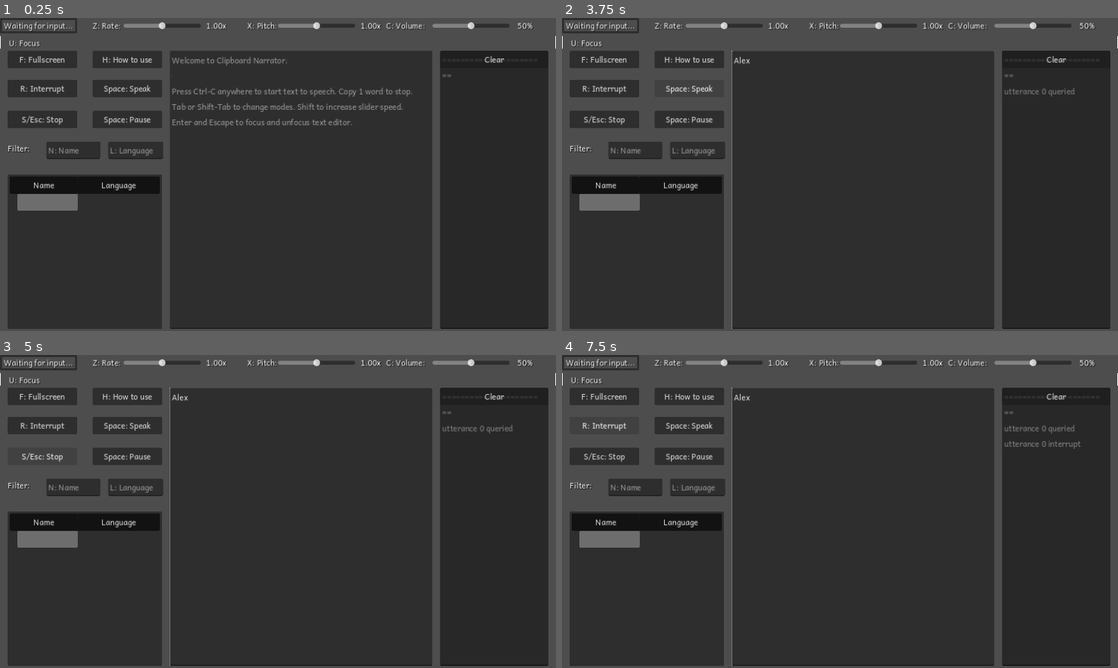
Above: before the commit, frames 1-4 (two rows, left to right).
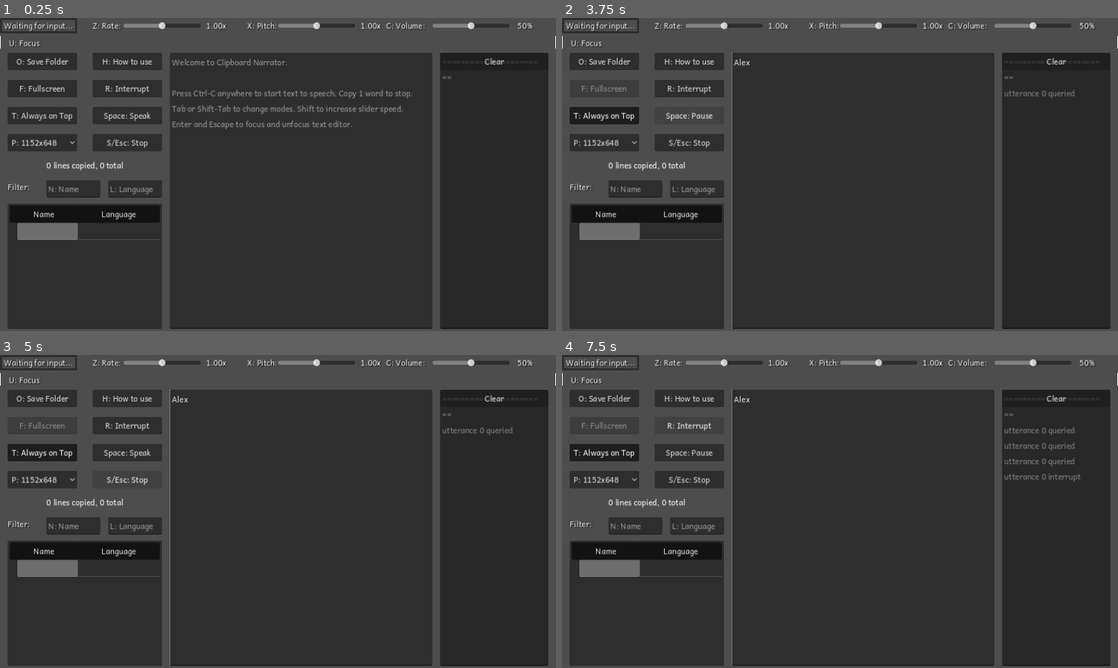
Above: after the commit, the same moments.

Repository: lesleyrs/clipboard-narrator
Game: Godot game, scene res://main.tscn
Same seed, same stepped clock (60 frames per second), same inputs: the game is played once before the commit and once after it.
Inputs (mouse positions are in pixels of both pictures, inside the frame that each line leads up to):
- Up to frame 1 (0.25 s): no input
- Up to frame 2 (3.75 s): click (862, 190) at 0.52 s; type "Alex" at 0.6 s; click "H: How to use" at 1.25 s; click (606, 115) at 2 s, where only the run after the commit has a clickable "T: Always on Top"; click (606, 61) at 2.75 s, where only the run after the commit has a clickable "O: Save Folder"; click "Space: Speak" at 3.5 s
- Up to frame 3 (5 s): click "S/Esc: Stop" at 4.25 s
- Up to frame 4 (7.5 s): click (689, 455) at 5 s, where only the run before the commit has a clickable "Space: Pause"; click "Space: Pause" at 5.75 s; click (606, 480) at 6.5 s, where only the run after the commit has a clickable "P: 1152x648"; click "R: Interrupt" at 7.25 s

The runs differ from the first frame. In frame 1, 9.6% of the frame differs, in the area x 1-99%, y 10-71%; in frame 2, 8.1%; in frame 3, 8.1%; in frame 4, 8.5%.
Error before the commit: Invalid type in function 'tts_speak' in base 'DisplayServer'. Cannot convert argument 2 from Nil to String. (res://main.gd:259)
Error after the commit: Invalid type in function 'tts_speak' in base 'DisplayServer'. Cannot convert argument 2 from Nil to String. (res://main.gd:278)

Commit message:
resolution preset, fullscreen, save folder shortcut

Diff:
--- a/main.gd
+++ b/main.gd
@@ -6,20 +6,18 @@
 var last_copy = DisplayServer.clipboard_get()
 enum MODES { INTERRUPT, QUEUE, MANUAL }
 var current_mode = MODES.INTERRUPT
+var mode_switch = false
 var current_title = "INTERRUPT MODE"
 var stylebox_flat = StyleBoxFlat.new()
 var size_changed = false
 var total_lines = 0
-var mode_switch = false
 
 # TODO
-# either stop richtextlabel auto scrolling because of highlight, or make it move along with it
-# add logo/icon, see current state of embedding pck, keep mode or expand mode?
-# turn speak and pause into 1 button and keep the held down + change text? add always on top toggle + resize
-# save clipboard in array for going back in history 1-0 keys?
-# try linux primary clipboard in addition to normal clipboard? + test linux html
-# allow forcing english by default setting after saving + colorpicker reset default right click? + default mode loading+title + size/always on top keeping
-# allow changing sliders while speaking without stopping
+# add logo/icon, see current state of embedding pck, add releases to github, optionbutton text low resolution?
+# save clipboard in array 1-0 keys history, try linux primary clipboard extra + test linux html
+# save total_lines/lang/colorpicker/sliders/mode/title/size/ontop/check all settings for loading
+
+# allow changing slider while speaking and stop richtext moving scrollbar or make it follow without stopping
 # web build cuts off speech before finishing help text, and following higlight rarely works.
 # https://github.com/godotengine/godot-demo-projects/pull/744 can't find non-english voices on windows at least
 # https://github.com/godotengine/godot/issues/39144 interrupt voice breaks the yellow highlight + can't scroll at all?
@@ -31,6 +29,15 @@
 # you should strip out all XML markup before calling tts_speak().
 
 func _ready():
+	$OptionButton.add_item("P: 854x480")
+	$OptionButton.add_item("P: 960x540")
+	$OptionButton.add_item("P: 1024x576")
+	$OptionButton.add_item("P: 1152x648")
+	$OptionButton.add_item("P: 1280x720")
+	$OptionButton.add_item("P: 1366x768")
+	$OptionButton.add_item("P: 1600x900")
+	$OptionButton.select(3)
+
 	$ColorPickerButton.color = "4d4d4d"
 	stylebox_flat.bg_color = $ColorPickerButton.color
 	stylebox_flat.border_width_bottom = 1
@@ -114,10 +121,10 @@
 		id += 1
 
 	if Input.is_action_just_pressed("tts_space") and !DisplayServer.tts_is_speaking():
-		$ButtonSpeak.emit_signal("pressed")
+		$ButtonToggle.emit_signal("pressed")
 
 	elif Input.is_action_just_pressed("tts_space") and DisplayServer.tts_is_speaking():
-		$ButtonPause.emit_signal("pressed")
+		$ButtonToggle.emit_signal("pressed")
 
 	if Input.is_action_just_pressed("tts_escape"):
 		if get_parent().gui_get_focus_owner() != null:
@@ -167,6 +174,17 @@
 
 	if Input.is_action_just_pressed("tts_f"):
 		$ButtonFullscreen.emit_signal("pressed")
+
+	if Input.is_action_just_pressed("tts_t"):
+		$ButtonOnTop.emit_signal("pressed")
+
+	if Input.is_action_just_pressed("tts_o"):
+		$ButtonFolder.emit_signal("pressed")
+
+	if Input.is_action_just_pressed("tts_p"):
+		if DisplayServer.window_get_mode() != DisplayServer.WINDOW_MODE_FULLSCREEN \
+		and DisplayServer.window_get_mode() != DisplayServer.WINDOW_MODE_MAXIMIZED:
+			$OptionButton.show_popup()
 
 func resize_label():
 	if mode_switch == false:
@@ -180,12 +198,7 @@
 	var lines_copied = " lines copied, "
 	if $RichTextLabel.get_line_count() == 1:
 		lines_copied = " line copied, "
-	var utt_text = "Welcome to Clipboard Narrator.
-
-Press Ctrl-C anywhere to start text to speech, Copy 1 word to stop.
-Tab or Shift-Tab to change modes. Shift to increase slider speed.
-Enter and Escape to focus and unfocus text editor.\n\n" + str($RichTextLabel.get_line_count()) + lines_copied + str(total_lines) + " total"
-	$Utterance.placeholder_text = utt_text
+	$LinesLabel.text = str($RichTextLabel.get_line_count()) + lines_copied + str(total_lines) + " total"
 	size_changed = true
 
 func _process(_delta):
@@ -200,7 +213,7 @@
 					last_copy = DisplayServer.clipboard_get()
 			1:
 				if DisplayServer.clipboard_get().count(" ") > 1 or $Utterance.has_focus():
-					$ButtonSpeak.emit_signal("pressed")
+					$ButtonToggle.emit_signal("pressed")
 					last_copy = DisplayServer.clipboard_get()
 				else:
 					$ButtonStop.emit_signal("pressed")
@@ -208,7 +221,6 @@
 			2:
 				last_copy = DisplayServer.clipboard_get()
 
-	$ButtonPause.set_pressed(DisplayServer.tts_is_paused())
 	if DisplayServer.tts_is_speaking():
 		$Label.text = "Speaking..."
 	else:
@@ -221,12 +233,15 @@
 
 func _on_utterance_start(id):
 	$Log.text += "utterance %d started\n" % [id]
+	$ButtonToggle.text = "Space: Pause"
 
 func _on_utterance_end(id):
 	$RichTextLabel.text = "[bgcolor=yellow][color=black]" + ut_map[id] + "[/color][/bgcolor]"
 	$Log.text += "utterance %d ended\n" % [id]
 	ut_map.erase(id)
 	size_changed = false
+	DisplayServer.tts_resume()
+	$ButtonToggle.text = "Space: Speak"
 
 func _on_utterance_error(id):
 	$RichTextLabel.text = ""
@@ -234,50 +249,58 @@
 	ut_map.erase(id)
 	size_changed = false
 	$RichTextLabel.text = "    U: Focus"
+	DisplayServer.tts_resume()
+	$ButtonToggle.text = "Space: Speak"
 
 func _on_button_stop_pressed():
-	if !DisplayServer.tts_is_speaking():
-		$RichTextLabel.text = "    U: Focus"
 	DisplayServer.tts_stop()
 	$RichTextLabel.release_focus()
 	$RichTextLabel.size.y = 27
 	$RichTextLabel.scroll_active = false
-
-func _on_button_pause_pressed():
-	if $ButtonPause.pressed:
+	$RichTextLabel.text = "    U: Focus"
+	$ButtonToggle.text = "Space: Speak"
+
+func _on_button_toggle_pressed():
+	if DisplayServer.tts_is_speaking():
 		DisplayServer.tts_pause()
-	else:
+		$ButtonToggle.text = "Space: Speak"
+	elif DisplayServer.tts_is_paused():
 		DisplayServer.tts_resume()
-
-func _on_button_speak_pressed():
-	if !OS.has_feature("web"):
-		if $Tree.get_selected():
-			$Log.text += "utterance %d queried\n" % [id]
-			match current_mode:
-				0, 1:
-					ut_map[id] = DisplayServer.clipboard_get()
-					DisplayServer.tts_speak(DisplayServer.clipboard_get(), $Tree.get_selected().get_metadata(0), $HSliderVolume.value, $HSliderPitch.value, $HSliderRate.value, id, false)
-				2:
-					ut_map[id] = $Utterance.text
-					DisplayServer.tts_speak($Utterance.text, $Tree.get_selected().get_metadata(0), $HSliderVolume.value, $HSliderPitch.value, $HSliderRate.value, id, false)
-			id += 1
-		else:
-			OS.alert("Select voice.")
-
-	if OS.has_feature("web"):
-		var voice = DisplayServer.tts_get_voices_for_language("en")
-		if !voice.is_empty():
-			$Log.text += "utterance %d queried\n" % [id]
-			match current_mode:
-				0, 1:
-					ut_map[id] = DisplayServer.clipboard_get()
-					DisplayServer.tts_speak(DisplayServer.clipboard_get(), voice[0], $HSliderVolume.value, $HSliderPitch.value, $HSliderRate.value, id, false)
-				2:
-					ut_map[id] = $Utterance.text
-					DisplayServer.tts_speak($Utterance.text, voice[0], $HSliderVolume.value, $HSliderPitch.value, $HSliderRate.value, id, false)
-			id += 1
+		$ButtonToggle.text = "Space: Pause"
+	elif !DisplayServer.tts_is_speaking() or DisplayServer.tts_is_paused():
+		$ButtonToggle.text = "Space: Pause"
+		if !OS.has_feature("web"):
+			if $Tree.get_selected():
+				$Log.text += "utterance %d queried\n" % [id]
+				match current_mode:
+					0, 1:
+						ut_map[id] = DisplayServer.clipboard_get()
+						DisplayServer.tts_speak(DisplayServer.clipboard_get(), $Tree.get_selected().get_metadata(0), $HSliderVolume.value, $HSliderPitch.value, $HSliderRate.value, id, false)
+					2:
+						ut_map[id] = $Utterance.text
+						DisplayServer.tts_speak($Utterance.text, $Tree.get_selected().get_metadata(0), $HSliderVolume.value, $HSliderPitch.value, $HSliderRate.value, id, false)
+				id += 1
+			else:
+				OS.alert("Select voice.")
+
+		if OS.has_feature("web"):
+			var voice = DisplayServer.tts_get_voices_for_language("en")
+			if !voice.is_empty():
+				$Log.text += "utterance %d queried\n" % [id]
+				match current_mode:
+					0, 1:
+						ut_map[id] = DisplayServer.clipboard_get()
+						DisplayServer.tts_speak(DisplayServer.clipboard_get(), voice[0], $HSliderVolume.value, $HSliderPitch.value, $HSliderRate.value, id, false)
+					2:
+						ut_map[id] = $Utterance.text
+						DisplayServer.tts_speak($Utterance.text, voice[0], $HSliderVolume.value, $HSliderPitch.value, $HSliderRate.value, id, false)
+				id += 1
 
 func _on_button_int_speak_pressed():
+#	if DisplayServer.tts_is_speaking(): # bad workaround to fix higlight because then you have to press r twice.
+#		DisplayServer.tts_stop()
+#	else:
+#		$ButtonToggle.text = "Space: Pause"
 	if !OS.has_feature("web"):
 		if $Tree.get_selected():
 			$Log.text += "utterance %d interrupt\n" % [id]
@@ -323,6 +346,7 @@
 	if !voice.is_empty():
 		ut_map[id] = $Utterance.placeholder_text
 		DisplayServer.tts_speak($Utterance.placeholder_text, voice[0], 50, 1, 1, id)
+		$ButtonToggle.text = "Space: Pause"
 		id += 1
 
 func _on_line_edit_filter_name_text_changed(_new_text):
@@ -343,19 +367,58 @@
 	RenderingServer.set_default_clear_color($ColorPickerButton.color)
 	stylebox_flat.bg_color = $ColorPickerButton.color
 
-func _on_button_fullscreen_pressed():
-	if DisplayServer.window_get_mode() != DisplayServer.WINDOW_MODE_FULLSCREEN \
-	and DisplayServer.window_get_mode() != DisplayServer.WINDOW_MODE_MAXIMIZED: # temporary?
-		DisplayServer.window_set_mode(DisplayServer.WINDOW_MODE_FULLSCREEN)
-	elif DisplayServer.window_get_mode() != DisplayServer.WINDOW_MODE_WINDOWED:
-		DisplayServer.window_set_mode(DisplayServer.WINDOW_MODE_WINDOWED)
-
-
 func _on_rich_text_label_focus_entered():
 	stylebox_flat.border_width_bottom = 0
 	stylebox_flat.border_width_top = 0
 
-
 func _on_rich_text_label_focus_exited():
 	stylebox_flat.border_width_bottom = 1
 	stylebox_flat.border_width_top = 1
+
+func _on_button_fullscreen_pressed():
+	if DisplayServer.window_get_mode() != DisplayServer.WINDOW_MODE_FULLSCREEN \
+	and DisplayServer.window_get_mode() != DisplayServer.WINDOW_MODE_MAXIMIZED \
+	and !DisplayServer.window_get_flag(DisplayServer.WINDOW_FLAG_ALWAYS_ON_TOP):
+		DisplayServer.window_set_mode(DisplayServer.WINDOW_MODE_FULLSCREEN)
+		$ButtonFullscreen.set_pressed(DisplayServer.window_get_mode() == DisplayServer.WINDOW_MODE_FULLSCREEN)
+		$ButtonOnTop.disabled = true
+		$OptionButton.disabled = true
+	elif DisplayServer.window_get_mode() != DisplayServer.WINDOW_MODE_WINDOWED:
+		DisplayServer.window_set_mode(DisplayServer.WINDOW_MODE_WINDOWED)
+		$ButtonFullscreen.set_pressed(DisplayServer.window_get_mode() == DisplayServer.WINDOW_MODE_FULLSCREEN)
+		$ButtonOnTop.disabled = false
+		$OptionButton.disabled = false
+
+func _on_button_on_top_pressed():
+	if !DisplayServer.window_get_flag(DisplayServer.WINDOW_FLAG_ALWAYS_ON_TOP) \
+	and DisplayServer.window_get_mode() != DisplayServer.WINDOW_MODE_FULLSCREEN \
+	and DisplayServer.window_get_mode() != DisplayServer.WINDOW_MODE_MAXIMIZED:
+		DisplayServer.window_set_flag(DisplayServer.WINDOW_FLAG_ALWAYS_ON_TOP, true)
+		$ButtonOnTop.set_pressed(DisplayServer.window_get_flag(DisplayServer.WINDOW_FLAG_ALWAYS_ON_TOP))
+		$ButtonFullscreen.disabled = true
+	elif DisplayServer.window_get_flag(DisplayServer.WINDOW_FLAG_ALWAYS_ON_TOP):
+		DisplayServer.window_set_flag(DisplayServer.WINDOW_FLAG_ALWAYS_ON_TOP, false)
+		$ButtonOnTop.set_pressed(DisplayServer.window_get_flag(DisplayServer.WINDOW_FLAG_ALWAYS_ON_TOP))
+		$ButtonFullscreen.disabled = false
+
+func _on_option_button_item_selected(index):
+	var current_selected = index
+
+	match current_selected:
+		0:
+			DisplayServer.window_set_size(Vector2(854, 480))
+		1:
+			DisplayServer.window_set_size(Vector2(960, 540))
+		2:
+			DisplayServer.window_set_size(Vector2(1024, 576))
+		3:
+			DisplayServer.window_set_size(Vector2(1152, 648))
+		4:
+			DisplayServer.window_set_size(Vector2(1280, 720))
+		5:
+			DisplayServer.window_set_size(Vector2(1366, 768))
+		6:
+			DisplayServer.window_set_size(Vector2(1600, 900))
+
+func _on_button_folder_pressed():
+	OS.shell_open(ProjectSettings.globalize_path("user://"))
--- a/main.tscn
+++ b/main.tscn
@@ -15,17 +15,17 @@
 [node name="LineEditFilterName" type="LineEdit" parent="."]
 layout_mode = 1
 offset_left = 96.0
-offset_top = 256.0
+offset_top = 336.0
 offset_right = 208.0
-offset_bottom = 287.0
+offset_bottom = 371.0
 placeholder_text = "N: Name"
 
 [node name="LineEditFilterLang" type="LineEdit" parent="."]
 layout_mode = 0
 offset_left = 224.0
-offset_top = 256.0
-offset_right = 338.0
-offset_bottom = 287.0
+offset_top = 336.0
+offset_right = 336.0
+offset_bottom = 371.0
 placeholder_text = "L: Language"
 
 [node name="Label" type="Label" parent="LineEditFilterLang"]
@@ -40,7 +40,7 @@
 [node name="Tree" type="Tree" parent="."]
 layout_mode = 0
 offset_left = 16.0
-offset_top = 324.0
+offset_top = 384.0
 offset_right = 336.0
 offset_bottom = 644.0
 focus_mode = 0
@@ -49,57 +49,86 @@
 [node name="ButtonDemo" type="Button" parent="."]
 layout_mode = 0
 offset_left = 192.0
-offset_top = 68.0
-offset_right = 336.0
-offset_bottom = 103.0
+offset_top = 72.0
+offset_right = 336.0
+offset_bottom = 107.0
 focus_mode = 0
 text = "H: How to use"
 
 [node name="ButtonFullscreen" type="Button" parent="."]
 layout_mode = 1
 offset_left = 16.0
-offset_top = 68.0
-offset_right = 160.0
-offset_bottom = 103.0
-focus_mode = 0
+offset_top = 128.0
+offset_right = 160.0
+offset_bottom = 160.0
+focus_mode = 0
+toggle_mode = true
 text = "F: Fullscreen"
 
+[node name="ButtonOnTop" type="Button" parent="."]
+layout_mode = 1
+offset_left = 16.0
+offset_top = 184.0
+offset_right = 160.0
+offset_bottom = 219.0
+focus_mode = 0
+toggle_mode = true
+text = "T: Always on Top"
+
+[node name="ButtonFolder" type="Button" parent="."]
+layout_mode = 1
+offset_left = 16.0
+offset_top = 72.0
+offset_right = 160.0
+offset_bottom = 107.0
+focus_mode = 0
+text = "O: Save Folder"
+
 [node name="ButtonIntSpeak" type="Button" parent="."]
 layout_mode = 1
-offset_left = 16.0
-offset_top = 128.0
-offset_right = 160.0
-offset_bottom = 159.0
-focus_mode = 0
-text = "R: Interrupt"
-
-[node name="ButtonSpeak" type="Button" parent="."]
-layout_mode = 0
 offset_left = 192.0
 offset_top = 128.0
 offset_right = 336.0
-offset_bottom = 159.0
+offset_bottom = 163.0
+focus_mode = 0
+text = "R: Interrupt"
+
+[node name="ButtonStop" type="Button" parent="."]
+layout_mode = 1
+offset_left = 192.0
+offset_top = 240.0
+offset_right = 336.0
+offset_bottom = 275.0
+focus_mode = 0
+text = "S/Esc: Stop"
+
+[node name="ButtonToggle" type="Button" parent="."]
+layout_mode = 1
+offset_left = 192.0
+offset_top = 184.0
+offset_right = 336.0
+offset_bottom = 219.0
 focus_mode = 0
 text = "Space: Speak"
 
-[node name="ButtonStop" type="Button" parent="."]
-layout_mode = 1
-offset_left = 16.0
-offset_top = 192.0
-offset_right = 160.0
-offset_bottom = 223.0
-focus_mode = 0
-text = "S/Esc: Stop"
-
-[node name="ButtonPause" type="Button" parent="."]
-layout_mode = 1
-offset_left = 192.0
-offset_top = 192.0
-offset_right = 336.0
-offset_bottom = 223.0
-focus_mode = 0
-toggle_mode = true
-text = "Space: Pause"
+[node name="OptionButton" type="OptionButton" parent="."]
+layout_mode = 0
+offset_left = 16.0
+offset_top = 240.0
+offset_right = 160.0
+offset_bottom = 275.0
+focus_mode = 0
+
+[node name="LinesLabel" type="Label" parent="."]
+layout_mode = 0
+offset_left = 16.0
+offset_top = 288.0
+offset_right = 336.0
+offset_bottom = 323.0
+text = "0 lines copied, 0 total"
+horizontal_alignment = 1
+vertical_alignment = 1
+autowrap_mode = 3
 
 [node name="HSliderRate" type="HSlider" parent="."]
 layout_mode = 0
@@ -200,7 +229,7 @@
 [node name="Utterance" type="TextEdit" parent="."]
 layout_mode = 0
 offset_left = 352.0
-offset_top = 68.0
+offset_top = 72.0
 offset_right = 896.0
 offset_bottom = 644.0
 placeholder_text = "Welcome to Clipboard Narrator.
@@ -214,7 +243,7 @@
 [node name="Log" type="TextEdit" parent="."]
 layout_mode = 0
 offset_left = 912.0
-offset_top = 68.0
+offset_top = 72.0
 offset_right = 1136.0
 offset_bottom = 644.0
 focus_mode = 0
@@ -229,7 +258,7 @@
 clip_contents = true
 layout_mode = 0
 offset_right = 224.0
-offset_bottom = 31.0
+offset_bottom = 35.0
 focus_mode = 0
 text = "Clear"
 
@@ -266,10 +295,12 @@
 [connection signal="text_changed" from="LineEditFilterLang" to="." method="_on_line_edit_filter_name_text_changed"]
 [connection signal="pressed" from="ButtonDemo" to="." method="_on_button_demo_pressed"]
 [connection signal="pressed" from="ButtonFullscreen" to="." method="_on_button_fullscreen_pressed"]
+[connection signal="pressed" from="ButtonOnTop" to="." method="_on_button_on_top_pressed"]
+[connection signal="pressed" from="ButtonFolder" to="." method="_on_button_folder_pressed"]
 [connection signal="pressed" from="ButtonIntSpeak" to="." method="_on_button_int_speak_pressed"]
-[connection signal="pressed" from="ButtonSpeak" to="." method="_on_button_speak_pressed"]
 [connection signal="pressed" from="ButtonStop" to="." method="_on_button_stop_pressed"]
-[connection signal="pressed" from="ButtonPause" to="." method="_on_button_pause_pressed"]
+[connection signal="pressed" from="ButtonToggle" to="." method="_on_button_toggle_pressed"]
+[connection signal="item_selected" from="OptionButton" to="." method="_on_option_button_item_selected"]
 [connection signal="value_changed" from="HSliderRate" to="." method="_on_h_slider_rate_value_changed"]
 [connection signal="value_changed" from="HSliderPitch" to="." method="_on_h_slider_pitch_value_changed"]
 [connection signal="value_changed" from="HSliderVolume" to="." method="_on_h_slider_volume_value_changed"]
--- a/project.godot
+++ b/project.godot
@@ -111,6 +111,21 @@
 "events": [Object(InputEventKey,"resource_local_to_scene":false,"resource_name":"","device":0,"window_id":0,"alt_pressed":false,"shift_pressed":false,"ctrl_pressed":false,"meta_pressed":false,"pressed":false,"keycode":85,"physical_keycode":0,"unicode":0,"echo":false,"script":null)
 ]
 }
+tts_t={
+"deadzone": 0.5,
+"events": [Object(InputEventKey,"resource_local_to_scene":false,"resource_name":"","device":0,"window_id":0,"alt_pressed":false,"shift_pressed":false,"ctrl_pressed":false,"meta_pressed":false,"pressed":false,"keycode":84,"physical_keycode":0,"unicode":0,"echo":false,"script":null)
+]
+}
+tts_p={
+"deadzone": 0.5,
+"events": [Object(InputEventKey,"resource_local_to_scene":false,"resource_name":"","device":0,"window_id":0,"alt_pressed":false,"shift_pressed":false,"ctrl_pressed":false,"meta_pressed":false,"pressed":false,"keycode":80,"physical_keycode":0,"unicode":0,"echo":false,"script":null)
+]
+}
+tts_o={
+"deadzone": 0.5,
+"events": [Object(InputEventKey,"resource_local_to_scene":false,"resource_name":"","device":0,"window_id":0,"alt_pressed":false,"shift_pressed":false,"ctrl_pressed":false,"meta_pressed":false,"pressed":false,"keycode":79,"physical_keycode":0,"unicode":0,"echo":false,"script":null)
+]
+}
 
 [rendering]
 
